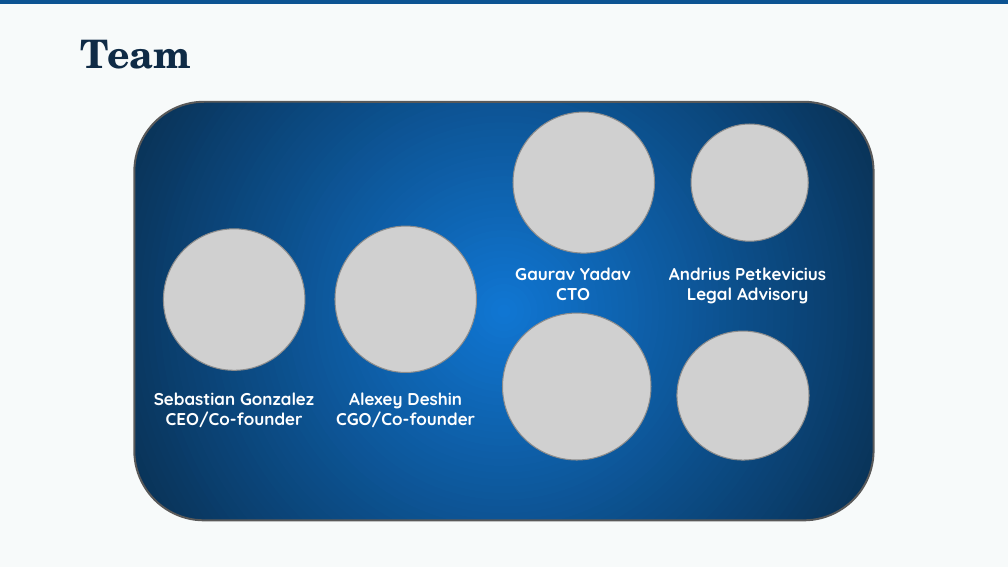
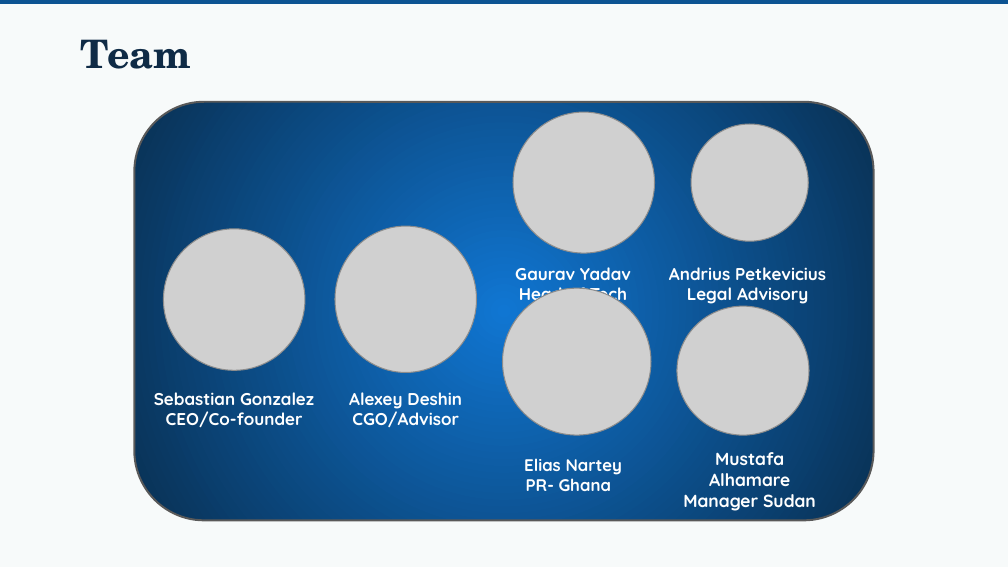
Before and after one commit to Skyocean-International/decks, a slide deck: slide 12 of commercial-pitch-deck.pptx. Drawn at 1008x567 pixels with LibreOffice and Linux fonts; fonts in the diff are those of the drawing; grey boxes stand for pictures. Boxes give left, top, right and bottom in pixels: in the first picture for what was removed or moved away, otherwise in the second. Text is boxed around its words. In the diff, an @@ line names an element or a change of style, - is before the commit and + after.

```diff
--- a/commercial-pitch-deck.pptx
+++ b/commercial-pitch-deck.pptx
@@ text at (515,267,631,305): text changed @@
-Gaurav Yadav
-CTO
+Gaurav Yadav
+Head of Tech
@@ picture: place and size @@
-picture at (503,313,651,461)
+picture at (503,288,651,435)
@@ picture: place and size @@
-picture at (677,331,809,460)
+picture at (677,306,809,435)
@@ text at (349,392,462,427): text changed @@
-Alexey Deshin
-CGO/Co-founder
+Alexey Deshin
+CGO/Advisor
@@ text added at (524,458,622,491), 12 pt, text #FFFFFF, bold @@
+Elias Nartey
+PR- Ghana
@@ text added at (683,452,816,511), 12.5 pt, text #FFFFFF, bold @@
+Mustafa Alhamare
+Manager Sudan
```
Also in this commit, not shown: 2 other slides changed, 9 other files.
